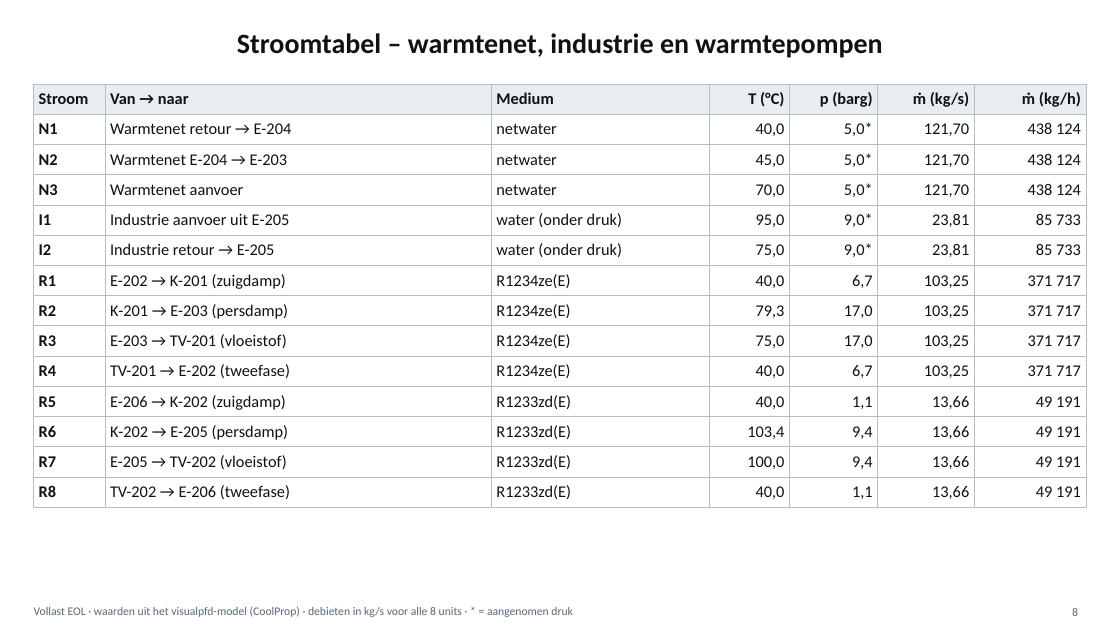
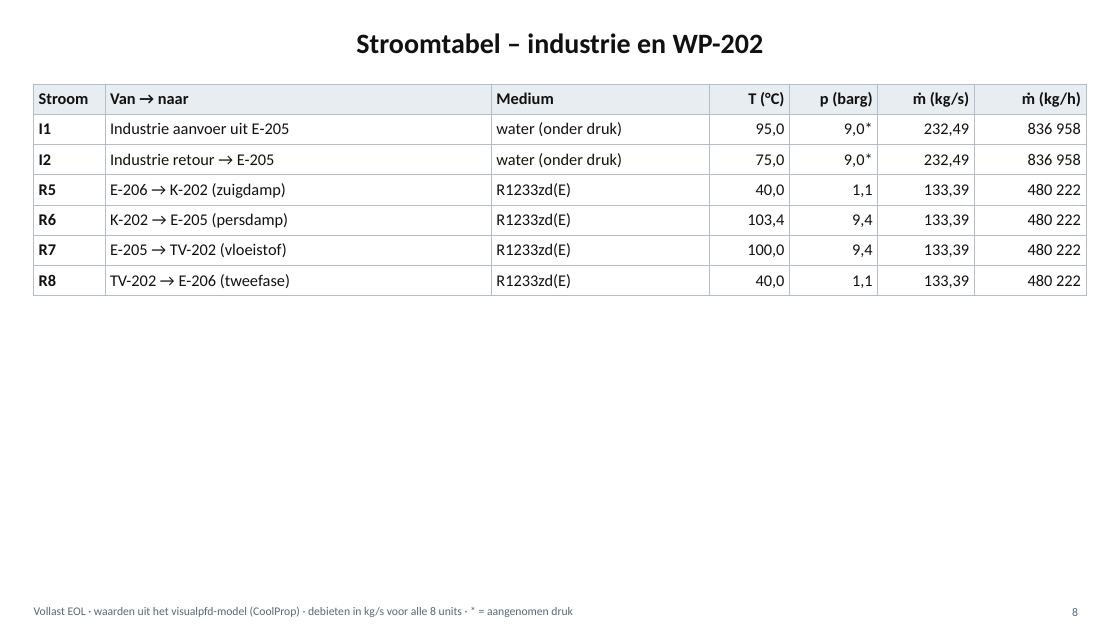
Before and after one commit to akubishon/visualpfd, a slide deck: slide 8 of docs/pfd/PFD.pptx. Drawn at 1120x630 pixels with LibreOffice and Linux fonts; fonts in the diff are those of the drawing. Boxes give left, top, right and bottom in pixels: in the first picture for what was removed or moved away, otherwise in the second. Text is boxed around its words. In the diff, an @@ line names an element or a change of style, - is before the commit and + after.

Commit message:
Richt het PFD op levering van ITM-restwarmte aan industrie

```diff
--- a/docs/pfd/PFD.pptx
+++ b/docs/pfd/PFD.pptx
@@ title at <box>356,33,764,54</box>: text changed @@
-Stroomtabel – warmtenet, industrie en warmtepompen
+Stroomtabel – industrie en WP-202
@@ table at <box>34,84,1086,292</box> @@
-row 2: N1 | Warmtenet retour → E-204 | netwater | 40,0 | 5,0* | 121,70 | 438 124
-row 3: N2 | Warmtenet E-204 → E-203 | netwater | 45,0 | 5,0* | 121,70 | 438 124
-row 4: N3 | Warmtenet aanvoer | netwater | 70,0 | 5,0* | 121,70 | 438 124
-row 5: I1 | Industrie aanvoer uit E-205 | water (onder druk) | 95,0 | 9,0* | 23,81 | 85 733
-row 6: I2 | Industrie retour → E-205 | water (onder druk) | 75,0 | 9,0* | 23,81 | 85 733
-row 7: R1 | E-202 → K-201 (zuigdamp) | R1234ze(E) | 40,0 | 6,7 | 103,25 | 371 717
-row 8: R2 | K-201 → E-203 (persdamp) | R1234ze(E) | 79,3 | 17,0 | 103,25 | 371 717
-row 9: R3 | E-203 → TV-201 (vloeistof) | R1234ze(E) | 75,0 | 17,0 | 103,25 | 371 717
-row 10: R4 | TV-201 → E-202 (tweefase) | R1234ze(E) | 40,0 | 6,7 | 103,25 | 371 717
-row 11: R5 | E-206 → K-202 (zuigdamp) | R1233zd(E) | 40,0 | 1,1 | 13,66 | 49 191
-row 12: R6 | K-202 → E-205 (persdamp) | R1233zd(E) | 103,4 | 9,4 | 13,66 | 49 191
-row 13: R7 | E-205 → TV-202 (vloeistof) | R1233zd(E) | 100,0 | 9,4 | 13,66 | 49 191
-row 14: R8 | TV-202 → E-206 (tweefase) | R1233zd(E) | 40,0 | 1,1 | 13,66 | 49 191
+row 2: I1 | Industrie aanvoer uit E-205 | water (onder druk) | 95,0 | 9,0* | 232,49 | 836 958
+row 3: I2 | Industrie retour → E-205 | water (onder druk) | 75,0 | 9,0* | 232,49 | 836 958
+row 4: R5 | E-206 → K-202 (zuigdamp) | R1233zd(E) | 40,0 | 1,1 | 133,39 | 480 222
+row 5: R6 | K-202 → E-205 (persdamp) | R1233zd(E) | 103,4 | 9,4 | 133,39 | 480 222
+row 6: R7 | E-205 → TV-202 (vloeistof) | R1233zd(E) | 100,0 | 9,4 | 133,39 | 480 222
+row 7: R8 | TV-202 → E-206 (tweefase) | R1233zd(E) | 40,0 | 1,1 | 133,39 | 480 222
```
Also in this commit, not shown: 2 other slides changed, 6 other files.
